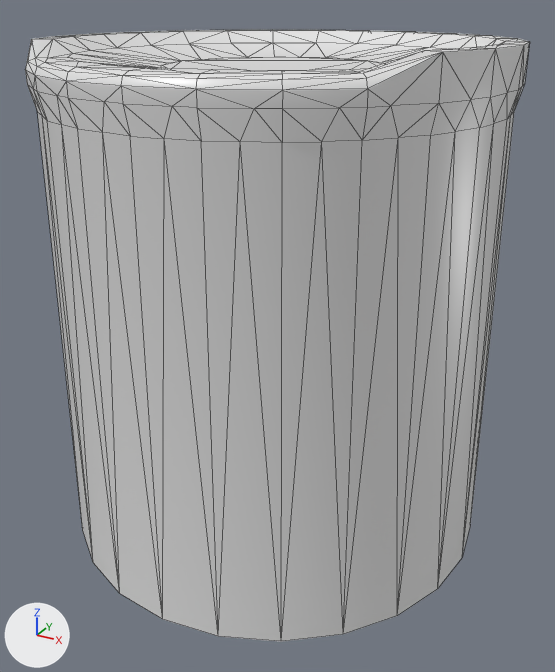
The glTF model UKONG/models/bambooBench.glb, before and after one commit.
Rendered twice from a camera (50 mm lens) standing at (0.394, -0.713, 0.58) and looking at (0.01, -0.015, 0.231). The lights are fixed; the arrows at lower left show +X, +Y and +Z. The older version comes first. Mesh edges are drawn as thin lines. Vertices at exactly the same position are counted once.
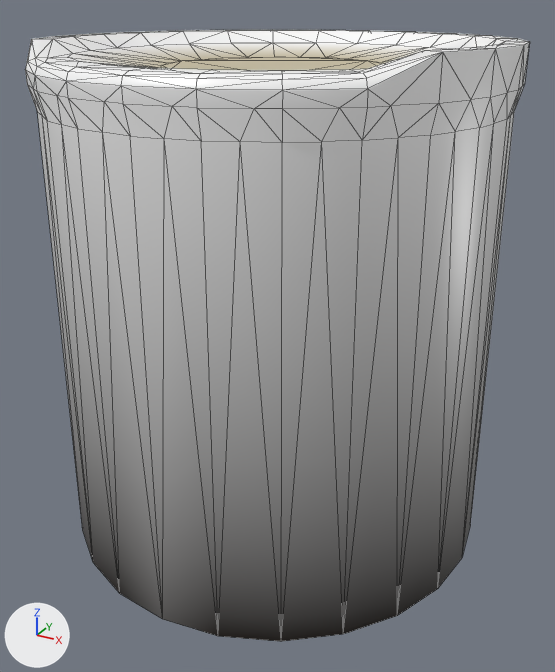
Boxes (x1, y1, x2, y2) around the edits, measured in the pictures (555 x 672 px):
'Cylinder', recoloured: (25, 30, 529, 642) in both

Patch to the scene script:
```diff
--- a/UKONG/models/bambooBench.glb.py
+++ b/UKONG/models/bambooBench.glb.py
@@ mat_bamboo @@
 n0 = _N.new('ShaderNodeBsdfPrincipled'); n0.name = 'Principled BSDF'
 n1 = _N.new('ShaderNodeOutputMaterial'); n1.name = 'Material Output'
+n2 = _N.new('ShaderNodeVertexColor'); n2.name = 'Color Attribute'
 _L.new(n0.outputs[0], n1.inputs[0])  # 'BSDF' to 'Surface'
+_L.new(n2.outputs[0], n0.inputs[0])  # 'Color' to 'Base Color'
@@ me_cylinder @@
 me_cylinder.from_pydata(...)  # 225 vertices, 424 faces; spans x -0.24..0.24, y -0.24..0.24, z 0.0..0.544
 # used by ob_cylinder; location = (0.0, 0.0, 0.0)
+# me_cylinder part 1: vertex colours changed
 me_cylinder.materials.append(mat_bamboo)
```
